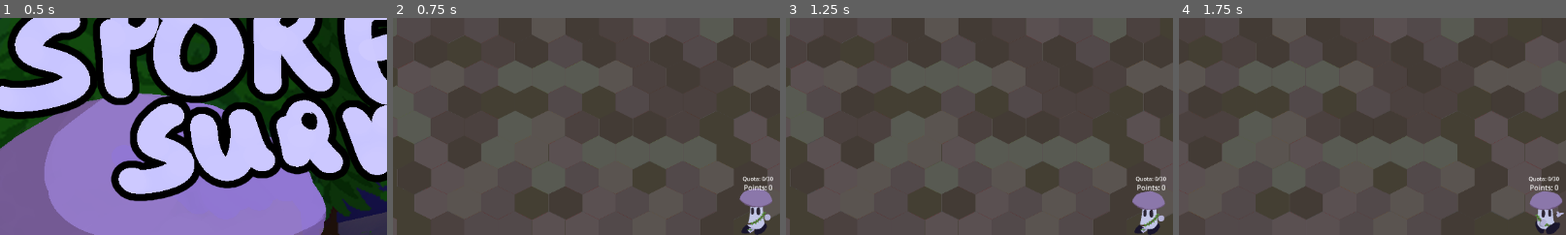
Above: before the commit, frames 1-4 (left to right).
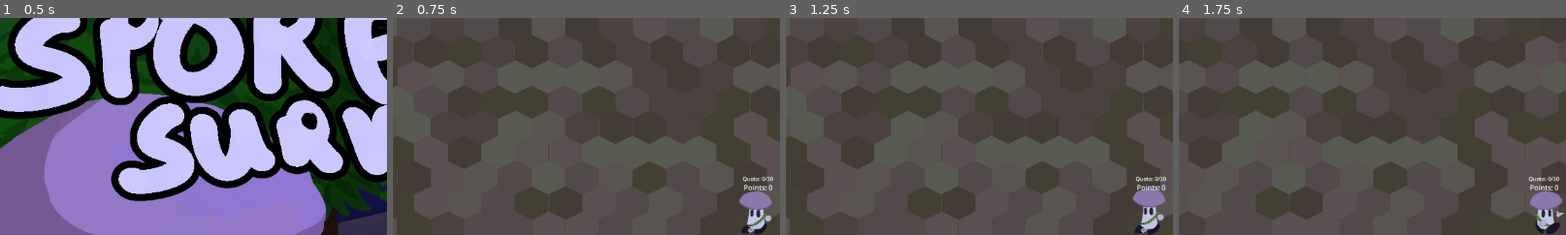
Above: after the commit, the same moments.

Repository: VideoJams/PixelGameJam2025
Game: Godot game, scene res://Scenes/title_screen.tscn
The game is run twice, just before and just after one commit, with the same random seed, the same clock (stepped at 60 frames per second) and the same inputs.
Inputs (mouse positions are % of the whole screen's width and height, from its top left):
- Up to frame 1 (0.5 s): no input
- Up to frame 2 (0.75 s): click (43, 70) at 0.5 s
- Up to frame 3 (1.25 s): no input
- Up to frame 4 (1.75 s): move the mouse to (72, 45) at 1.27 s; hold D (right) from 1.28 s (still down); click (72, 45) at 1.42 s
The pictures show only the part of the screen within x 3-53%, y 4-54%; the shares and areas given below are measured in that part.

Frame 1 is identical in both runs. In frame 2, 0.5% of the frame differs, in the area x 89-98%, y 78-97%; in frame 3, 0.5%; in frame 4, nothing differs.

Commit message:
Show stats after player dies

Diff:
--- /dev/null
+++ b/Scenes/game_over.tscn
@@ -0,0 +1,113 @@
+[gd_scene load_steps=7 format=3 uid="uid://b3hyya3sxhw42"]
+
+[ext_resource type="Script" uid="uid://jfv1nnhutxri" path="res://Scripts/game_over.gd" id="1_14u15"]
+[ext_resource type="Texture2D" uid="uid://cctsbi1c40mms" path="res://Assets/UI/SporeSurvivorTitle3.png" id="1_ek8ke"]
+[ext_resource type="Texture2D" uid="uid://ckym02c8wuguu" path="res://Assets/UI/EndgameStats1.png" id="2_eoghk"]
+[ext_resource type="LabelSettings" uid="uid://vggp1em6q8le" path="res://TextLabel.tres" id="3_14u15"]
+[ext_resource type="LabelSettings" uid="uid://bhusoogc4rxht" path="res://NumberLabel.tres" id="5_j3ryr"]
+[ext_resource type="Script" uid="uid://c4wpqalefnidj" path="res://Scripts/title.gd" id="6_j3ryr"]
+
+[node name="GameOver" type="Control"]
+layout_mode = 3
+anchors_preset = 15
+anchor_right = 1.0
+anchor_bottom = 1.0
+grow_horizontal = 2
+grow_vertical = 2
+script = ExtResource("1_14u15")
+
+[node name="TextureRect" type="TextureRect" parent="."]
+layout_mode = 0
+offset_right = 40.0
+offset_bottom = 40.0
+texture = ExtResource("1_ek8ke")
+
+[node name="Stats" type="TextureRect" parent="."]
+layout_mode = 0
+offset_right = 1152.0
+offset_bottom = 648.0
+texture = ExtResource("2_eoghk")
+stretch_mode = 3
+
+[node name="Label" type="Label" parent="Stats"]
+layout_mode = 0
+offset_left = 500.0
+offset_top = 113.0
+offset_right = 737.0
+offset_bottom = 155.0
+text = "Quotas Reached"
+label_settings = ExtResource("3_14u15")
+
+[node name="Label4" type="Label" parent="Stats"]
+layout_mode = 0
+offset_left = 500.0
+offset_top = 210.0
+offset_right = 737.0
+offset_bottom = 252.0
+text = "Total Points"
+label_settings = ExtResource("3_14u15")
+
+[node name="Label2" type="Label" parent="Stats"]
+layout_mode = 0
+offset_left = 500.0
+offset_top = 305.0
+offset_right = 737.0
+offset_bottom = 347.0
+text = "Trees Grown"
+label_settings = ExtResource("3_14u15")
+
+[node name="Label3" type="Label" parent="Stats"]
+layout_mode = 0
+offset_left = 500.0
+offset_top = 404.0
+offset_right = 762.0
+offset_bottom = 446.0
+text = "Enemies Defeated"
+label_settings = ExtResource("3_14u15")
+
+[node name="quotas" type="Label" parent="Stats"]
+layout_mode = 0
+offset_left = 363.0
+offset_top = 95.0
+offset_right = 492.0
+offset_bottom = 172.0
+label_settings = ExtResource("5_j3ryr")
+horizontal_alignment = 1
+
+[node name="points" type="Label" parent="Stats"]
+layout_mode = 0
+offset_left = 363.0
+offset_top = 193.0
+offset_right = 492.0
+offset_bottom = 270.0
+label_settings = ExtResource("5_j3ryr")
+horizontal_alignment = 1
+
+[node name="trees" type="Label" parent="Stats"]
+layout_mode = 0
+offset_left = 363.0
+offset_top = 289.0
+offset_right = 492.0
+offset_bottom = 366.0
+label_settings = ExtResource("5_j3ryr")
+horizontal_alignment = 1
+
+[node name="kills" type="Label" parent="Stats"]
+layout_mode = 0
+offset_left = 363.0
+offset_top = 387.0
+offset_right = 492.0
+offset_bottom = 464.0
+label_settings = ExtResource("5_j3ryr")
+horizontal_alignment = 1
+
+[node name="Title" type="Button" parent="."]
+modulate = Color(1, 1, 1, 0.137255)
+layout_mode = 0
+offset_left = 356.0
+offset_top = 476.0
+offset_right = 796.0
+offset_bottom = 559.0
+script = ExtResource("6_j3ryr")
+
+[connection signal="pressed" from="Title" to="Title" method="_on_pressed"]
--- a/Scenes/mushie.tscn
+++ b/Scenes/mushie.tscn
@@ -22,6 +22,8 @@
 [ext_resource type="Texture2D" uid="uid://xdmqn1m4vbvn" path="res://Assets/Mushie/MushieDeath/MushieDeath10.png" id="11_hxjlx"]
 [ext_resource type="Texture2D" uid="uid://c8xeqhnuh7ake" path="res://Assets/UI/barHorizontal_green_mid 200.png" id="21_gu0dv"]
 [ext_resource type="Texture2D" uid="uid://545oaiveod7b" path="res://Assets/UI/UpgradeMenu.png" id="22_6krk0"]
+[ext_resource type="Texture2D" uid="uid://dr1rpbfly3o4m" path="res://Assets/UI/viewstats1.png" id="22_hxjlx"]
+[ext_resource type="Texture2D" uid="uid://d0aowwvwer0qe" path="res://Assets/UI/GAMEOVER1.png" id="22_jt4bw"]
 [ext_resource type="LabelSettings" uid="uid://bhusoogc4rxht" path="res://NumberLabel.tres" id="23_4nj6a"]
 [ext_resource type="Texture2D" uid="uid://dfww3hbnw04oq" path="res://Assets/UI/UMButtonHover.png" id="23_olf0c"]
 [ext_resource type="Texture2D" uid="uid://btbq4m63kf4pu" path="res://Assets/UI/UMButton.png" id="23_onr0l"]
@@ -142,9 +144,8 @@
 [node name="AnimatedSprite2D" type="AnimatedSprite2D" parent="."]
 position = Vector2(-1, 0)
 sprite_frames = SubResource("SpriteFrames_5qxbh")
-animation = &"idle"
+animation = &"death"
 autoplay = "idle"
-frame_progress = 0.79875
 
 [node name="CollisionShape2D" type="CollisionShape2D" parent="."]
 shape = SubResource("CapsuleShape2D_26utk")
@@ -206,17 +207,23 @@
 offset_right = 40.0
 offset_bottom = 40.0
 
-[node name="GameOverLabel" type="Label" parent="Control/GameOver"]
-layout_mode = 0
-offset_right = 40.0
-offset_bottom = 23.0
-
-[node name="MenuButton" type="Button" parent="Control/GameOver"]
-layout_mode = 0
-offset_top = 100.0
-offset_right = 53.0
-offset_bottom = 131.0
-text = "Menu"
+[node name="GameOverLabel" type="TextureRect" parent="Control/GameOver"]
+layout_mode = 0
+offset_left = -292.0
+offset_top = -159.0
+offset_right = 294.0
+offset_bottom = 17.0
+texture = ExtResource("22_jt4bw")
+
+[node name="ViewStats" type="TextureButton" parent="Control/GameOver"]
+layout_mode = 0
+offset_left = -219.0
+offset_top = 37.0
+offset_right = -71.0
+offset_bottom = 106.0
+scale = Vector2(3, 3)
+texture_normal = ExtResource("22_hxjlx")
+stretch_mode = 3
 
 [node name="UpgradeMenu" type="Control" parent="Control"]
 visible = false
@@ -349,7 +356,7 @@
 one_shot = true
 
 [connection signal="animation_finished" from="AnimatedSprite2D" to="." method="_on_animated_sprite_2d_animation_finished"]
-[connection signal="pressed" from="Control/GameOver/MenuButton" to="." method="_on_menu_button_pressed"]
+[connection signal="pressed" from="Control/GameOver/ViewStats" to="." method="_on_view_stats_pressed"]
 [connection signal="pressed" from="Control/UpgradeMenu/Submit" to="." method="_on_submit_pressed"]
 [connection signal="timeout" from="AttackTimer" to="." method="_on_timer_timeout"]
 [connection signal="timeout" from="TakeDamageTimer" to="." method="_on_take_damage_timer_timeout"]
--- /dev/null
+++ b/Scripts/game_over.gd
@@ -0,0 +1,12 @@
+extends Control
+
+var enemies_killed
+var quotas_met
+var total_points
+var total_trees
+
+func _ready():
+	$Stats/quotas.text = str(quotas_met)
+	$Stats/points.text = str(total_points)
+	$Stats/trees.text = str(total_trees)
+	$Stats/kills.text = str(enemies_killed)
--- a/Scripts/mushie.gd
+++ b/Scripts/mushie.gd
@@ -5,10 +5,13 @@
 @onready var audio_player = $AudioStreamPlayer2D
 
 var points = 0
+var total_points = 0
 var display_growth = 0
 var total_trees = 0
+var enemies_killed = 0
 var quota = 30
 var next_quota = 40
+var quotas_met = 0
 
 @export var moveSpeed = 200.0
 @export var max_health = 50.0
@@ -136,6 +139,7 @@
 func quota_reached_show_upgrades():
 	set_physics_process(false)
 	emit_signal("quota_reached") #Freeze enemies, decrease enemy spawn timer
+	quotas_met += 1
 	oneoff_sound(sound_quota)
 	display_growth = 0
 	quota = next_quota
@@ -144,6 +148,7 @@
 	show_upgrade_menu()
 
 func add_points(point_add: int):
+	total_points += point_add
 	points += point_add
 	$Control/Points.text = "Points: %d" % points
 
@@ -222,11 +227,6 @@
 func _on_animated_sprite_2d_animation_finished() -> void:
 	if $AnimatedSprite2D.animation == "death":
 		$Control/GameOver.visible = true
-		$Control/GameOver/GameOverLabel.text = "Game over!
-		You grew a total of %d trees" % total_trees
-
-func _on_menu_button_pressed() -> void:
-	emit_signal("menu")
 
 func _on_submit_pressed() -> void:
 	var buttons = [
@@ -277,3 +277,12 @@
 
 func restore_full_hp() -> void:
 	health = max_health
+
+func _on_view_stats_pressed() -> void:
+	var game_over_scene = preload("res://Scenes/game_over.tscn").instantiate()
+	game_over_scene.enemies_killed = enemies_killed
+	game_over_scene.total_points = total_points
+	game_over_scene.quotas_met = quotas_met
+	game_over_scene.total_trees = total_trees
+	get_tree().root.add_child(game_over_scene)
+	get_tree().current_scene.queue_free()
--- /dev/null
+++ b/Scripts/title.gd
@@ -0,0 +1,4 @@
+extends Button
+
+func _on_pressed() -> void:
+	get_tree().change_scene_to_file("res://Scenes/title_screen.tscn")
--- a/Scripts/world.gd
+++ b/Scripts/world.gd
@@ -117,6 +117,7 @@
 		new_enemy.global_position = Vector2(new_x, new_y)
 
 func enemy_death_growth(enemy_pos: Vector2, growth_epicenter: int) -> void:
+	mushie.enemies_killed += 1
 	var enemy_pos_to_tilemap = tilemap.to_local(enemy_pos)
 	var cell: Vector2i = tilemap.local_to_map(enemy_pos_to_tilemap)
 	apply_growth_on_cell(cell, growth_epicenter)
--- a/scenes/clumper_big.tscn
+++ b/scenes/clumper_big.tscn
@@ -1,6 +1,6 @@
 [gd_scene load_steps=13 format=3 uid="uid://bxaw6fk5bqyor"]
 
-[ext_resource type="PackedScene" uid="uid://er64geh448yl" path="res://scenes/enemy.tscn" id="1_an5oa"]
+[ext_resource type="PackedScene" uid="uid://er64geh448yl" path="res://Scenes/enemy.tscn" id="1_an5oa"]
 [ext_resource type="Texture2D" uid="uid://dgoeixcqelw5a" path="res://Assets/Enemies/Clumper/BiggerClumperDeath1.png" id="2_k3lt4"]
 [ext_resource type="Script" uid="uid://ehambjihsknr" path="res://Scripts/clumper_big.gd" id="2_pvqoh"]
 [ext_resource type="Texture2D" uid="uid://bo3uq305rqx4h" path="res://Assets/Enemies/Clumper/BiggerClumperWalk1.png" id="2_vjg4e"]
@@ -71,3 +71,9 @@
 
 [node name="CollisionShape2D" parent="." index="1"]
 shape = SubResource("CircleShape2D_pvqoh")
+
+[node name="HealthBar" parent="Control" index="0"]
+offset_left = -101.0
+offset_top = 67.0
+offset_right = 99.0
+offset_bottom = 93.0
--- a/scenes/clumper_medium.tscn
+++ b/scenes/clumper_medium.tscn
@@ -1,6 +1,6 @@
 [gd_scene load_steps=12 format=3 uid="uid://uxi83xchsaxj"]
 
-[ext_resource type="PackedScene" uid="uid://er64geh448yl" path="res://scenes/enemy.tscn" id="1_5xee8"]
+[ext_resource type="PackedScene" uid="uid://er64geh448yl" path="res://Scenes/enemy.tscn" id="1_5xee8"]
 [ext_resource type="Texture2D" uid="uid://5p087x565tin" path="res://Assets/Enemies/Clumper/BigClumperWalk1.png" id="2_1jpu7"]
 [ext_resource type="Texture2D" uid="uid://dgoeixcqelw5a" path="res://Assets/Enemies/Clumper/BiggerClumperDeath1.png" id="2_pqmv3"]
 [ext_resource type="AudioStream" uid="uid://wryc23mol1xt" path="res://Assets/Sounds/enemy_hit.ogg" id="2_vt2ha"]
@@ -73,3 +73,9 @@
 position = Vector2(3, 13)
 rotation = 1.5708
 shape = SubResource("CapsuleShape2D_5xee8")
+
+[node name="HealthBar" parent="Control" index="0"]
+offset_left = -100.0
+offset_top = 58.0
+offset_right = 100.0
+offset_bottom = 84.0
--- a/scenes/clumper_small.tscn
+++ b/scenes/clumper_small.tscn
@@ -1,6 +1,6 @@
 [gd_scene load_steps=15 format=3 uid="uid://umqb4uknr0wd"]
 
-[ext_resource type="PackedScene" uid="uid://er64geh448yl" path="res://scenes/enemy.tscn" id="1_prrsd"]
+[ext_resource type="PackedScene" uid="uid://er64geh448yl" path="res://Scenes/enemy.tscn" id="1_prrsd"]
 [ext_resource type="AudioStream" uid="uid://wryc23mol1xt" path="res://Assets/Sounds/enemy_hit.ogg" id="2_bfhxr"]
 [ext_resource type="AudioStream" uid="uid://bven5mxbwinmh" path="res://Assets/Sounds/enemy_die.ogg" id="3_a3xd6"]
 [ext_resource type="Texture2D" uid="uid://cbt16nn83bxkd" path="res://Assets/Enemies/Clumper/SmallClumperDeath1.png" id="4_jtvi4"]
@@ -82,3 +82,9 @@
 position = Vector2(4, 39)
 rotation = 1.5708
 shape = SubResource("CapsuleShape2D_veqdy")
+
+[node name="HealthBar" parent="Control" index="0"]
+offset_left = -91.0
+offset_top = 75.0
+offset_right = 109.0
+offset_bottom = 101.0
Binary file changed: Assets/Mushie/MushieDeath/MushieDeath.png
Binary file changed: Assets/Mushie/MushieDeath/MushieDeath10.png
Binary file changed: Assets/Mushie/MushieDeath/MushieDeath2.png
Binary file changed: Assets/Mushie/MushieDeath/MushieDeath3.png
Binary file changed: Assets/Mushie/MushieDeath/MushieDeath4.png
Binary file changed: Assets/Mushie/MushieDeath/MushieDeath5.png
Binary file changed: Assets/Mushie/MushieDeath/MushieDeath6.png
Binary file changed: Assets/Mushie/MushieDeath/MushieDeath7.png
Binary file changed: Assets/Mushie/MushieDeath/MushieDeath8.png
Binary file changed: Assets/Mushie/MushieDeath/MushieDeath9.png
Binary file added: Assets/UI/EndgameStats1.png
Not shown, added: Assets/UI/EndgameStats1.png.import
(and 7 more such lines)
